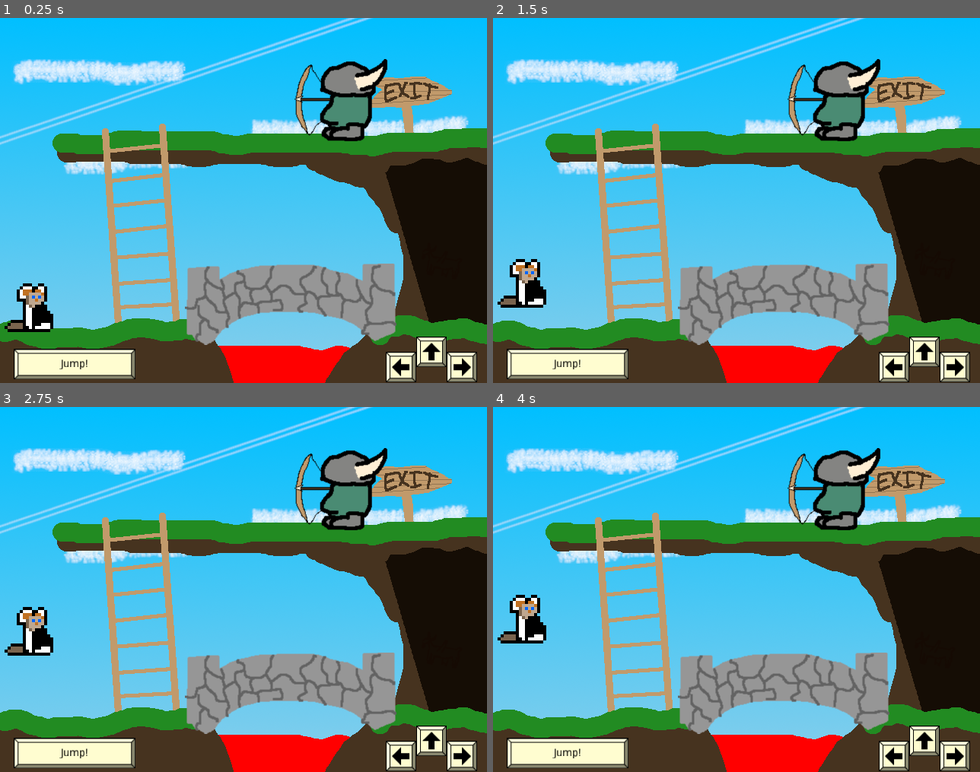
Above: before the commit, frames 1-4 (two rows, left to right).
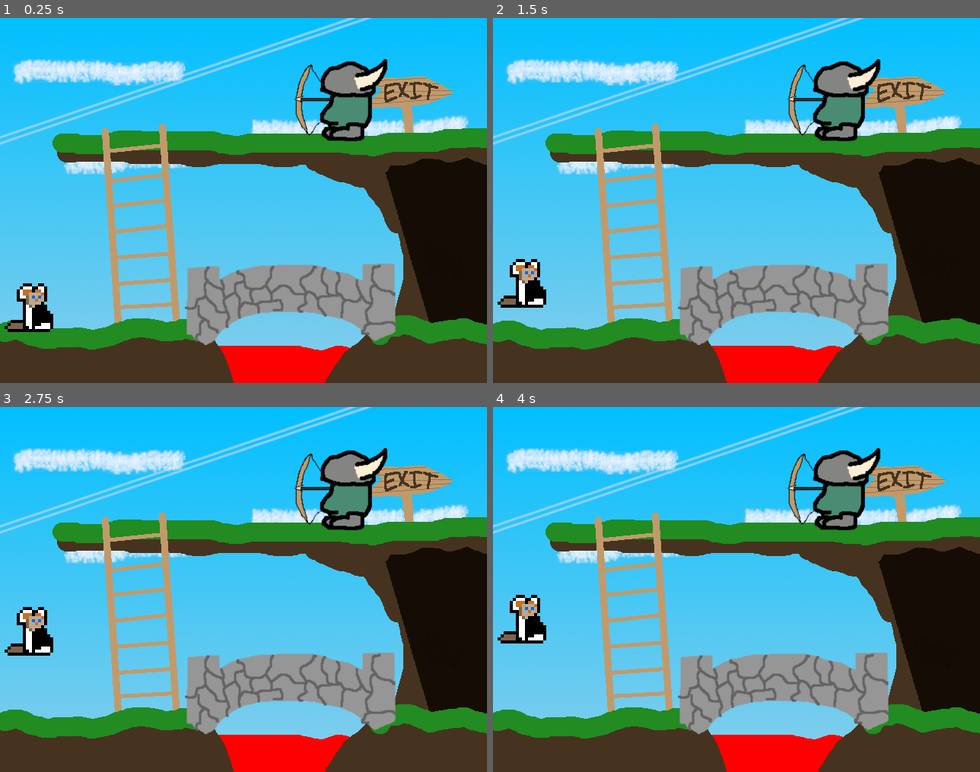
Above: after the commit, the same moments.

Repository: swashdev/minigame-madness
Game: Godot game, scene res://mini/lose/scenes/lose_minigame.tscn
The game is run twice, just before and just after one commit, with the same random seed, the same clock (stepped at 60 frames per second) and the same inputs. This scene is started directly instead of the project's main scene.
Inputs:
- Up to frame 1 (0.25 s): no input
- Up to frame 2 (1.5 s): tap Enter at 0.5 s; hold Space (action) 0.53-1.28 s; hold Right (move_right) from 0.53 s (still down); tap Up (move_up) at 0.77 s; tap Space (action) at 1.35 s
- Up to frame 3 (2.75 s): tap Up (move_up) at 1.52 s; tap Space (action) at 2 s; release Right (move_right) at 2.03 s; hold Left (move_left) from 2.03 s (still down); hold Space (action) from 2.03 s (still down)
- Up to frame 4 (4 s): release Left (move_left) at 2.78 s; release Space (action) at 2.78 s; hold Right (move_right) from 2.78 s (still down); tap Space (action) at 2.85 s; tap Up (move_up) at 3.02, 3.77 s; tap Enter at 3.5 s; hold Space (action) from 3.53 s (still down)

The runs differ from the first frame. In frame 1, 3.5% of the frame differs, in the area x 2-98%, y 87-100%; in frame 2, 3.5%; in frame 3, 3.5%; in frame 4, 3.5%.

Commit message:
[LOSE] remove keyboard prompts.

Diff:
--- a/mini/lose/scenes/lose_minigame.tscn
+++ b/mini/lose/scenes/lose_minigame.tscn
@@ -11,10 +11,6 @@
 [ext_resource path="res://mini/lose/images/characters/ahole_with_a_bow_and_arrow.png" type="Texture" id=9]
 [ext_resource path="res://mini/lose/scripts/characters/archer.gd" type="Script" id=10]
 [ext_resource path="res://mini/lose/scenes/projectiles/arrow.tscn" type="PackedScene" id=11]
-[ext_resource path="res://shared/scenes/ui/keys/right_key.tscn" type="PackedScene" id=12]
-[ext_resource path="res://shared/scenes/ui/keys/left_key.tscn" type="PackedScene" id=13]
-[ext_resource path="res://shared/scenes/ui/keys/spacebar.tscn" type="PackedScene" id=14]
-[ext_resource path="res://shared/scenes/ui/keys/up_key.tscn" type="PackedScene" id=15]
 
 [sub_resource type="RectangleShape2D" id=1]
 extents = Vector2( 142.27, 10 )
@@ -164,31 +160,6 @@
 shape = SubResource( 7 )
 
 [node name="Timer" type="Timer" parent="Archer"]
-
-[node name="Spacebar" parent="." instance=ExtResource( 14 )]
-position = Vector2( 98.2564, 455.491 )
-
-[node name="Label" type="Label" parent="Spacebar"]
-margin_left = -74.0
-margin_top = -14.0
-margin_right = 74.0
-margin_bottom = 14.0
-custom_colors/font_color = Color( 0, 0, 0, 1 )
-text = "Jump!"
-align = 1
-valign = 1
-__meta__ = {
-"_edit_use_anchors_": false
-}
-
-[node name="LeftKey" parent="." instance=ExtResource( 13 )]
-position = Vector2( 527.062, 459.258 )
-
-[node name="RightKey" parent="." instance=ExtResource( 12 )]
-position = Vector2( 607.062, 459.258 )
-
-[node name="UpKey" parent="." instance=ExtResource( 15 )]
-position = Vector2( 567.062, 439.258 )
 [connection signal="died" from="FluffyPlatformer" to="." method="_on_FluffyPlatformer_died"]
 [connection signal="won" from="FluffyPlatformer" to="." method="_on_FluffyPlatformer_won"]
 [connection signal="body_entered" from="EvilExitSign" to="EvilExitSign" method="_on_EvilExitSign_body_entered"]
Not shown: 1 places in mini/lose/scenes/lose_minigame.tscn that only renumber resources
